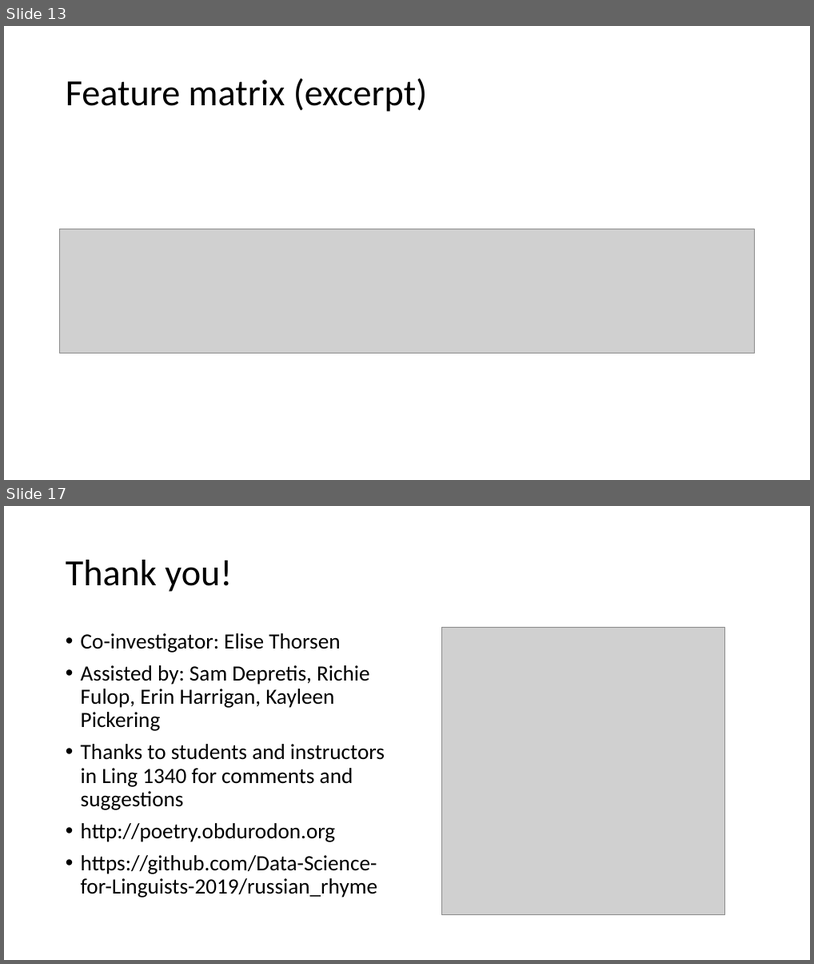
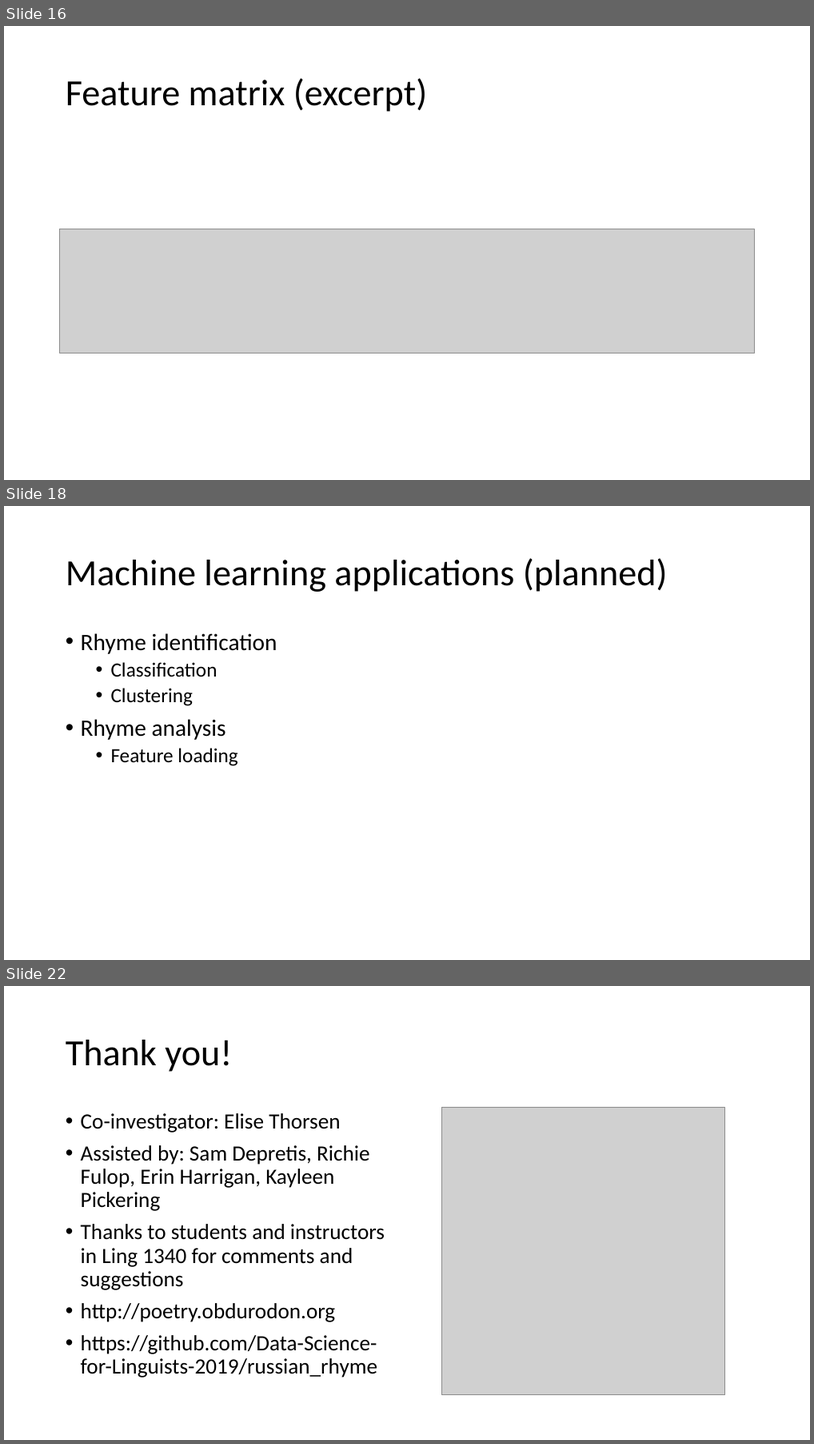
Before and after one commit to Data-Science-for-Linguists-2019/russian_rhyme, a slide deck: 2019-04-11_presentation.pptx. Shown one above the other, each under a label of ours: slides 13 and 17 before the commit, slides 16, 18 and 22 after it; the slides between them are not shown. The pictures are 814x964 and 814x1444 pixels, drawn with LibreOffice and Linux fonts; fonts in the diff are those of the drawing; grey boxes stand for pictures. Boxes give left, top, right and bottom in pixels: in the first picture for what was removed or moved away, otherwise in the second. Text is boxed around its words. In the diff, an @@ line names an element or a change of style, - is before the commit and + after.

```diff
--- a/2019-04-11_presentation.pptx
+++ b/2019-04-11_presentation.pptx
@@ slide 18 added at bbox=[4, 506, 810, 960], background #FFFFFF @@
@@ title added at bbox=[66, 558, 668, 592], 44 pt, text #000000 @@
+Machine learning applications (planned)
@@ text added at bbox=[81, 633, 278, 766], 24 pt, text #000000 @@
+• Rhyme identification
+  • Classification
+  • Clustering
+• Rhyme analysis
+  • Feature loading
@@ what was slide 13 is now slide 16 @@
@@ what was slide 17 is now slide 22 @@
```
Also in this commit, not shown: 11 slides changed, 7 other slides added, 3 slides removed.
